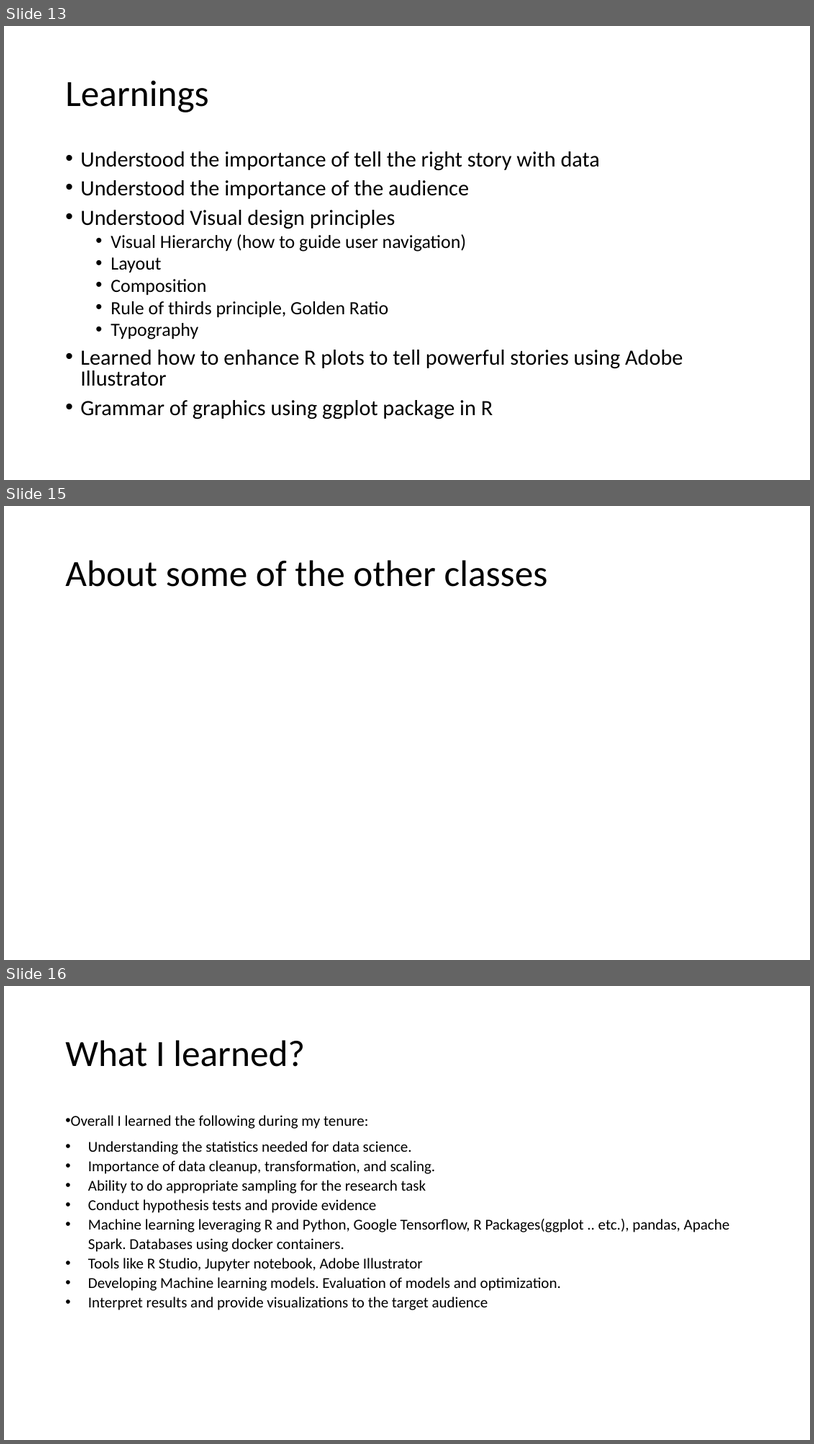
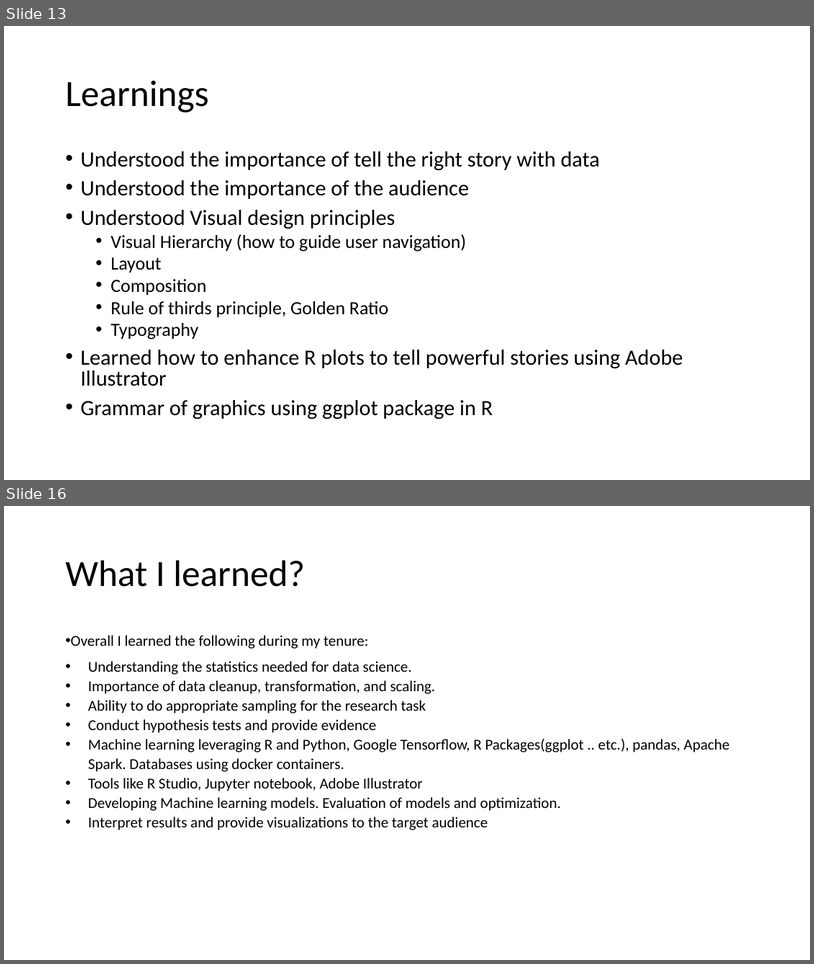
Before and after one commit to srihari-busam/MS-ADS-Portfolio, a slide deck: MS ADS.pptx. Shown one above the other, each under a label of ours: slides 13, 15 and 16 before the commit, slides 13 and 16 after it; the slides between them are not shown. The pictures are 814x1444 and 814x964 pixels, drawn with LibreOffice and Linux fonts; fonts in the diff are those of the drawing. Boxes give left, top, right and bottom in pixels: in the first picture for what was removed or moved away, otherwise in the second. Text is boxed around its words. In the diff, an @@ line names an element or a change of style, - is before the commit and + after.

```diff
--- a/MS ADS.pptx
+++ b/MS ADS.pptx
@@ slide 15 removed at [4, 506, 810, 960], background #FFFFFF @@
@@ title removed at [65, 560, 548, 587] @@
-About some of the other classes
```
Also in this commit, not shown: 4 slides changed, 1 slide added.
